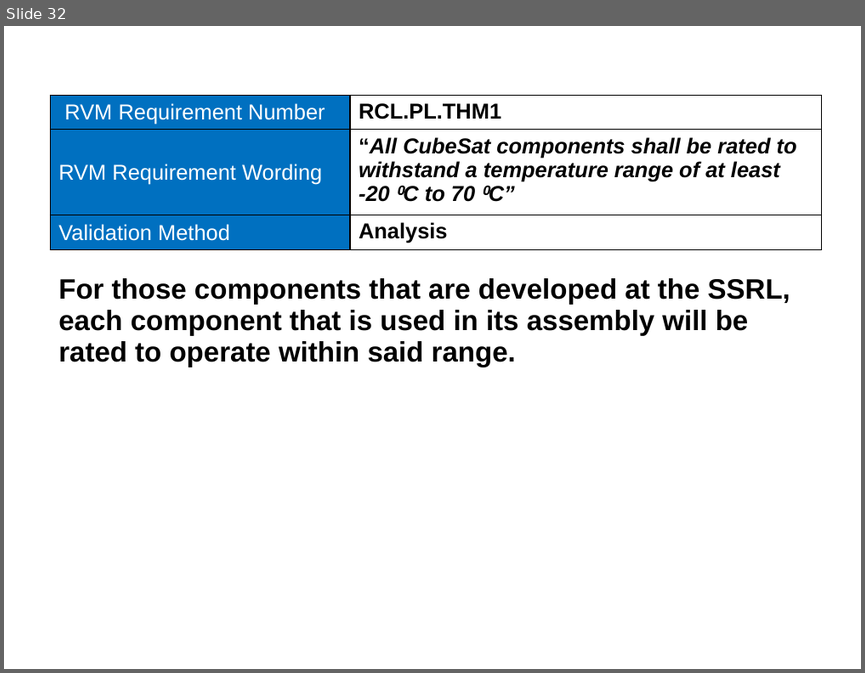
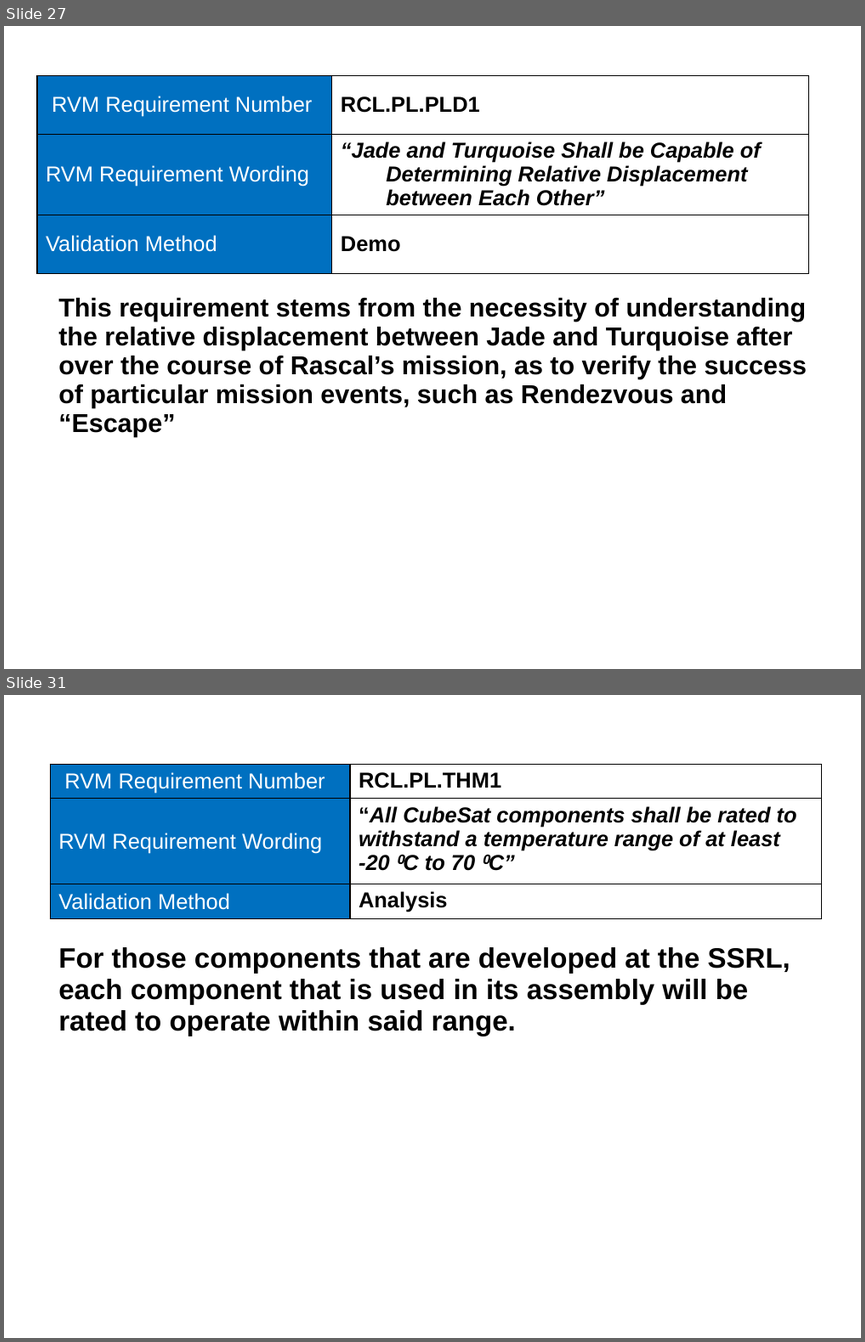
Before and after one commit to RascalSeniorDesign/Preliminary-Design, a slide deck: CMQA/Presentations/SRR Presentation.pptx. Shown one above the other, each under a label of ours: slide 32 before the commit, slides 27 and 31 after it; the slides between them are not shown. The pictures are 865x673 and 865x1342 pixels, drawn with LibreOffice and Linux fonts; fonts in the diff are those of the drawing; background and template pictures are left out. Boxes give left, top, right and bottom in pixels: in the first picture for what was removed or moved away, otherwise in the second. Text is boxed around its words. In the diff, an @@ line names an element or a change of style, - is before the commit and + after.

```diff
--- a/CMQA/Presentations/SRR Presentation.pptx
+++ b/CMQA/Presentations/SRR Presentation.pptx
@@ slide 27 added at [4,26,861,669], background picture (left out) @@
@@ table added at [37,76,809,279], 3 rows, 2 columns @@
+RVM Requirement Number | RCL.PL.PLD1
+RVM Requirement Wording | “Jade and Turquoise Shall be Capable of Determining Relative Displacement between Each Other”
+Validation Method | Demo
@@ text added at [58,298,806,437], 24 pt, text #000000, bold @@
+This requirement stems from the necessity of understanding the relative displacement between Jade and Turquoise after over the course of Rascal’s mission, as to verify the success of particular mission events, such as Rendezvous and “Escape”
@@ what was slide 32 is now slide 31 @@
```
Also in this commit, not shown: 4 slides changed, 8 other slides added, 11 slides removed.
